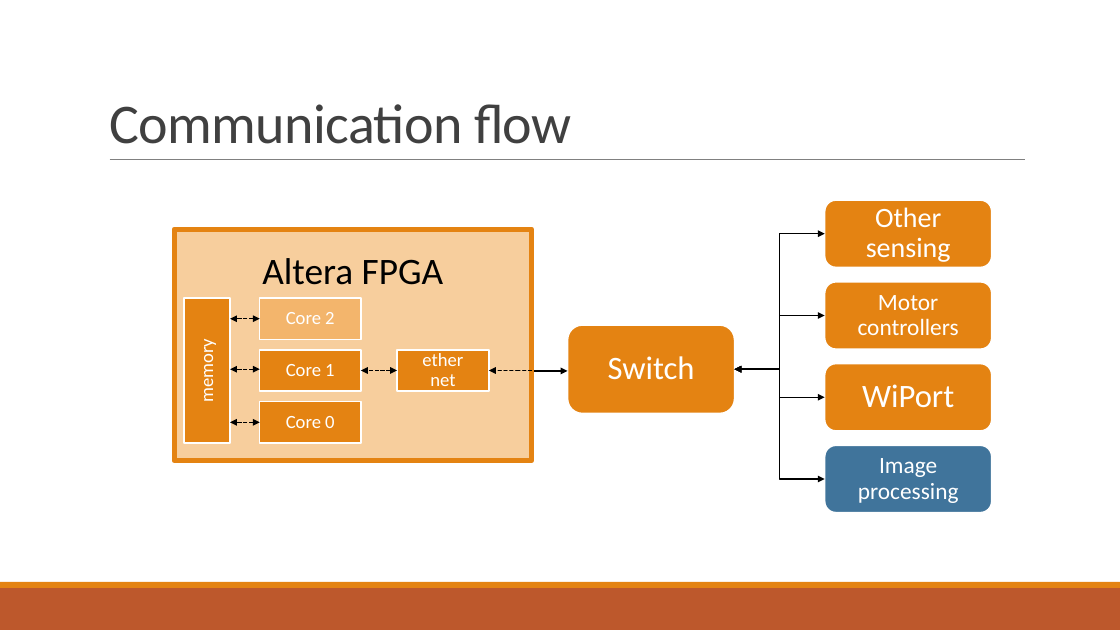
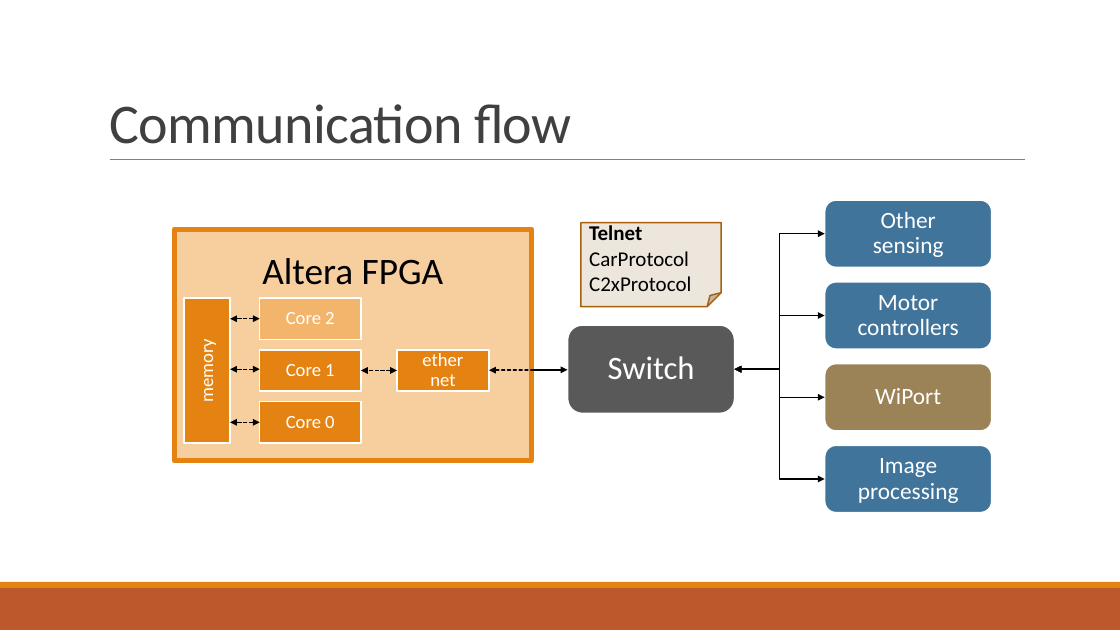
Before and after one commit to fjanssen/Car2X, a slide deck: slide 7 of doc/MidTerm.pptx. Drawn at 1120x630 pixels with LibreOffice and Linux fonts; fonts in the diff are those of the drawing. Boxes give left, top, right and bottom in pixels: in the first picture for what was removed or moved away, otherwise in the second. Text is boxed around its words. In the diff, an @@ line names an element or a change of style, - is before the commit and + after.

Commit message:
changes to communication flow slide

```diff
--- a/doc/MidTerm.pptx
+++ b/doc/MidTerm.pptx
@@ rounded rectangle "Other sensing" at (x1=825, y1=200, x2=992, y2=267): size 24 to 20 pt; less space between paragraphs; fill #E48312 to #40749B @@
@@ folded corner added at (x1=581, y1=223, x2=722, y2=307), fill #ECE6DD, outline #A9610D 1.25 pt, 18 pt, text #000000 @@
+Telnet CarProtocol
+C2xProtocol
@@ rounded rectangle "Motor controllers" at (x1=825, y1=282, x2=992, y2=350): fill #E48312 to #40749B @@
@@ rounded rectangle "Switch" at (x1=568, y1=325, x2=735, y2=413): fill #E48312 to #595959 @@
@@ arrow moved from (518, 371) - (489, 371) to (534, 371) - (489, 371) @@
@@ elbow double arrow (734, 370) - (825, 397): stroke #000000 1.25 pt to #000000 1 pt @@
@@ rounded rectangle "WiPort" at (x1=825, y1=364, x2=992, y2=431): size 28 to 20 pt; less space between paragraphs; fill #E48312 to #9B8357 @@
```
Also in this commit, not shown: 1 other slide changed.
